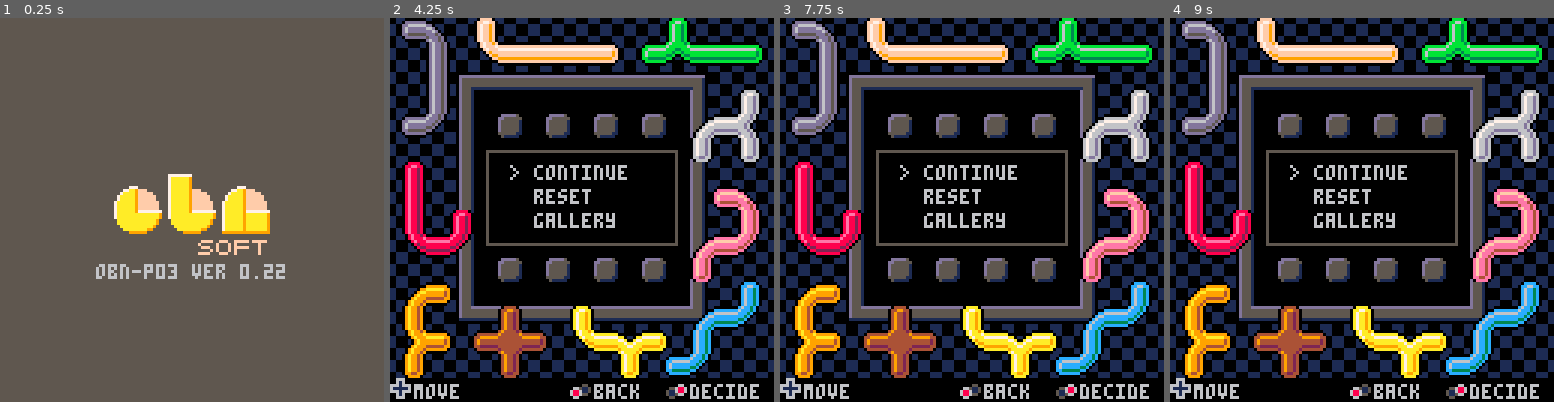
Above: before the commit, frames 1-4 (left to right).
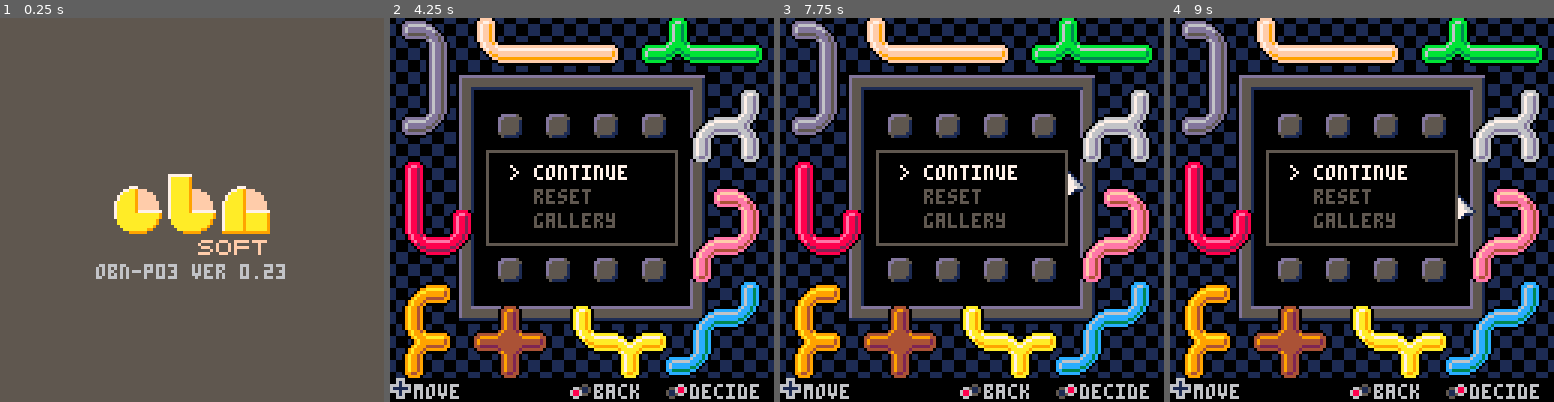
Above: after the commit, the same moments.

Repository: obono/Pico8Works
Game: PICO-8 cartridge src/chiepzl.p8
Same seed, same stepped clock (60 frames per second), same inputs: the game is played once before the commit and once after it.
Inputs:
- Up to frame 1 (0.25 s): no input
- Up to frame 2 (4.25 s): tap X (X key) at 0.33, 1.07, 1.85, 2.97, 4.08 s; tap O (Z key) at 0.7, 1.7, 2.1, 2.5, 2.9, 3.3, 3.7, 4.1 s; hold Right 1.6-2.1 s; hold Up 2.15-2.42 s; hold Right 2.47-3.03 s; hold Left 3.08-3.58 s; hold Down 3.63-3.97 s; hold Right from 4.02 s (still down)
- Up to frame 3 (7.75 s): tap O (Z key) every 0.4 s from 4.5 to 7.7 s; release Right at 4.68 s; hold Up 4.73-5.03 s; hold Left 5.08-5.68 s; tap X (X key) at 5.2, 6.32, 7.43 s; hold Down 5.73-6.03 s; hold Right 6.08-6.58 s; hold Right 6.63-7.13 s; hold Up 7.18-7.45 s; hold Right from 7.5 s (still down)
- Up to frame 4 (9 s): release Right at 8.07 s; tap O (Z key) at 8.1, 8.5, 8.9 s; hold Left 8.12-8.62 s; tap X (X key) at 8.55 s; hold Down from 8.67 s (still down)

The runs differ from the first frame. In frame 1, less than 0.1% of the frame differs, in the area x 71-75%, y 65-68%; in frame 2, 1.2%; in frame 3, 1.3%, in the area x 31-80%, y 38-55%; in frame 4, 1.3%.

Commit message:
'Chie no Magari Ita' v0.23
 - Reset puzzle from menu.

Diff:
--- a/src/chiepzl.p8
+++ b/src/chiepzl.p8
@@ -2,7 +2,7 @@
 version 5
 __lua__
 
--- chie no magari ita v0.21
+-- chie no magari ita v0.23
 
 --copyright (c) 2016 obono
 --released under the mit license
@@ -27,7 +27,7 @@
  map(124,28,56,48,2,3) -- b
  map(126,29,74,56,2,2) -- n
  map(125,31,66,72,3,1) -- soft
- print("obn-p03 ver 0.22",
+ print("obn-p03 ver 0.23",
    32,82,6)
 end
 
@@ -59,15 +59,21 @@
 function init_start()
  gm=3
  gc=52
- tm=0
+ wall={t=0}
+ field={}
+ local i
+ for i=1,15 do
+  field[i]={}
+ end
  reset_pieces()
  sfx(0)
+ tm=0
  gd=true
 end
 
 function update_start()
  gc-=1
- if(gc<=0)init_game()
+ if(gc<=0)init_game(true)
  gd=true
 end
 
@@ -103,25 +109,64 @@
  pal()
 end
 
--- game functions
-
-function init_game()
- local i
+-- menu
+
+function init_menu()
  gm=4
- wall={t=0}
- field={}
- for i=1,15 do
-  field[i]={}
- end
- update_field()
- cm=false cr=false cu=false
- cx,cy=8,8 cp=nil
- start_music()
+ cu=0
+ sfx(2)
+ gd=true
+end
+
+function update_menu()
+ local vx,vy=handle_dpad()
+ if(vy!=0)then
+  cu=(cu+vy)%3
+  sfx(4)
+  gd=true
+ end
+ if(btnp(4))then
+  sfx(3)
+  init_game(false)
+ elseif(btnp(5))then
+  if(cu==0)then
+   sfx(3)
+   init_game(false)
+  elseif(cu==1)then
+   sfx(7)
+   reset_pieces()
+   init_game(false)
+  elseif(cu==2)then
+  end
+ end
+end
+
+function draw_menu()
+ rectfill(32,44,95,75,0)
+ rect(32,44,95,75,5)
+ local s={"continue","reset",
+   "gallery"}
+ local i,c
+ for i=0,2 do
+  c=5 if(i==cu)c=7
+  print(s[i+1],48,49+i*8,c)
+ end
+ print(">",40,49+cu*8,7)
+ draw_instruction()
+end
+
+-- game
+
+function init_game(z)
+ gm=5
  gd=true
  gp=true
+ if(z)music(0,0,3)
 end
 
 function reset_pieces()
+ cm=false cr=false
+ cx,cy=8,8 cp=nil
  piece={
   {t=1, r=0,x=7, y=2 },
   {t=2, r=0,x=13,y=2 },
@@ -134,15 +179,12 @@
   {t=9, r=0,x=5, y=14},
   {t=10,r=5,x=10,y=14},
  }
+ update_field()
 end
 
 function update_game()
  local vx,vy=handle_dpad()
- if(cu)then
-  if(btnp(4) or btnp(5))then
-   cu=false gp=true
-  end
- elseif(cm)then
+ if(cm)then
   cr=btn(4)
   if(cr)then
    rotate_piece(cp,vx,vy)
@@ -155,19 +197,11 @@
   if(btnp(5) and cp!=nil)then
    cm=true gp=true sfx(2)
   elseif(btnp(4))then
-   cu=true gp=true
+   init_menu()
   end
  end
  tm+=1
  gd=true
-end
-
-function rndi(x)
- return flr(rnd(x))
-end
-
-function start_music()
- music(0,0,3)
 end
 
 function handle_dpad()
@@ -234,7 +268,12 @@
   cy-=1
   if(field[cy][cx]!=cp)cy+=2
  end
- cm=false sfx(3)
+ cm=false
+ if(cq==10)then
+  sfx(8)
+ else
+  sfx(3)
+ end
 end
 
 function update_field()
@@ -309,16 +348,13 @@
   for p in all(piece) do
    draw_piece(p)
   end
-  if(cu)draw_menu()
   gp=false
  else
-  if(cp!=nil and not cu)then
-   draw_piece(cp)
-  end
+  if(cp!=nil)draw_piece(cp)
  end
  draw_strings()
  draw_instruction()
- if(not(cm or cu))draw_cursor()
+ if(not cm)draw_cursor()
  --draw_debug()
 end
 
@@ -330,7 +366,7 @@
 function draw_piece(p)
  local sx,sy,sw,sh,dx,dy=
    info_piece(p)
- local c,z=abs(tm%4-1),0
+ local c,z=abs(tm%12-5)/3,0
  if(p==cp)z=c
  pal(1,sget(z,18))
  for i=0,2 do
@@ -342,14 +378,6 @@
  pal()
 end
 
-function draw_menu()
- rectfill(32,44,95,75,0)
- rect(32,44,95,75,5)
- print("> continue",40,49,6)
- print("reset",48,57,6)
- print("gallery",48,65,6)
-end
-
 function draw_strings()
  if(not cm and cq==10)then
   print("completed",46,12,7)
@@ -359,7 +387,7 @@
 function draw_instruction()
  local sd,s1,s2=
    "move","mode","release"
- if(cu)then
+ if(gm==4)then
   s1,s2="back","decide"
  elseif(not cm)then
   s1,s2="menu",""
@@ -403,6 +431,7 @@
  update_logo,
  update_title,
  update_start,
+ update_menu,
  update_game
 }
 
@@ -414,6 +443,7 @@
  draw_logo,
  draw_title,
  draw_start,
+ draw_menu,
  draw_game
 }
 
Not shown, changed: the music (__music__) section of src/chiepzl.p8
Not shown, changed: the sound effects (__sfx__) section of src/chiepzl.p8
